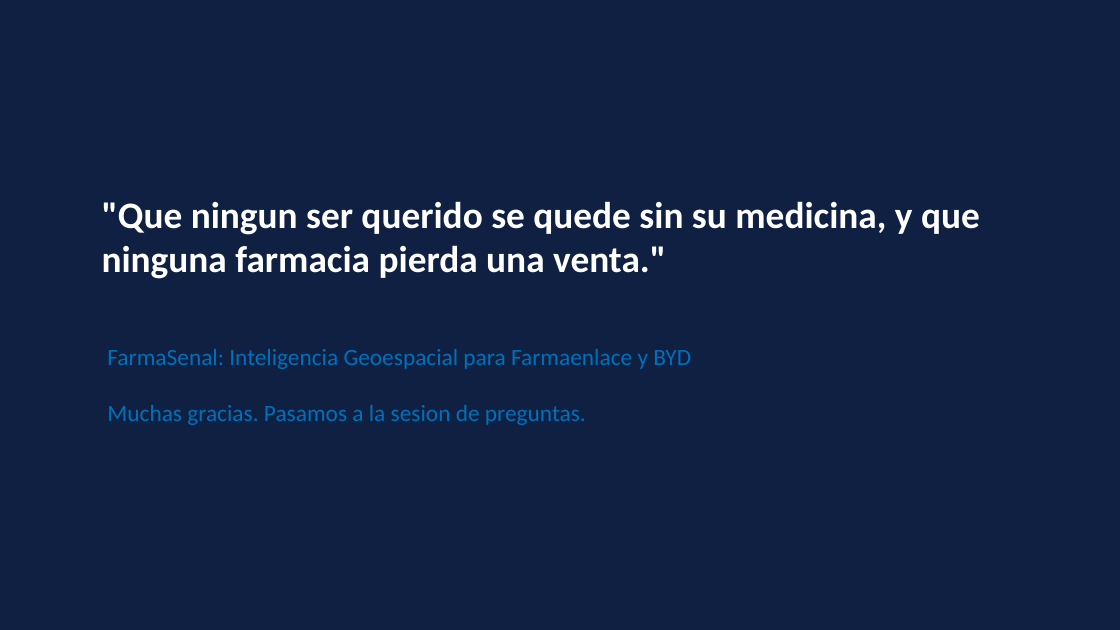
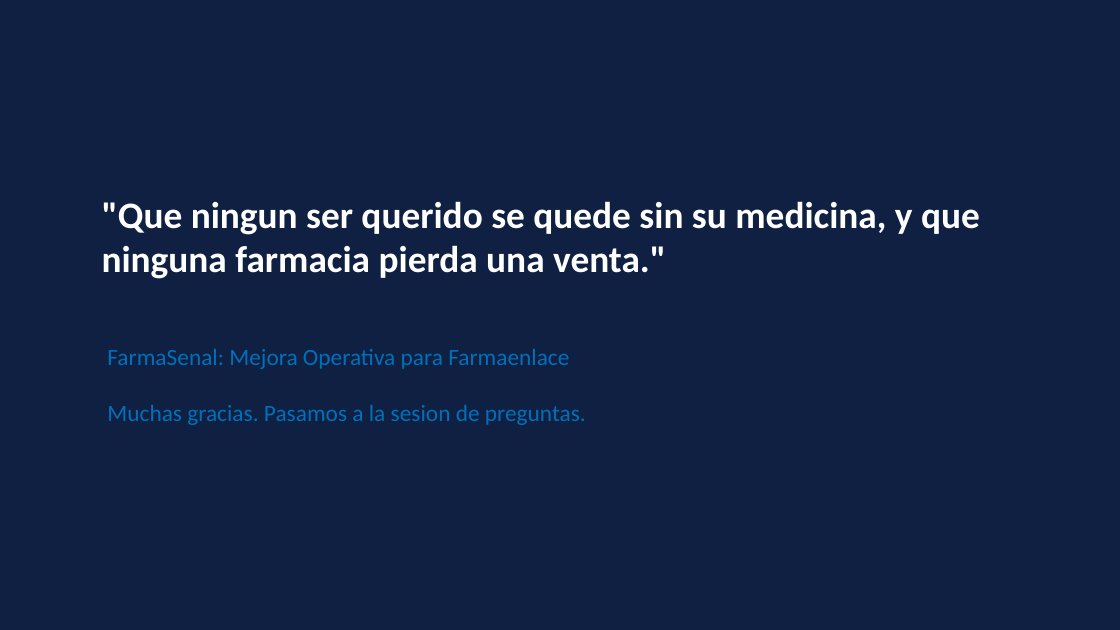
Before and after one commit to alfonso1031/Hackathon-ConnectatVentures-2026-Los21Pilotos, a slide deck: slide 6 of docs/FarmaSenal_Pitch_Presentacion.pptx. Drawn at 1120x630 pixels with LibreOffice and Linux fonts; fonts in the diff are those of the drawing. Boxes give left, top, right and bottom in pixels: in the first picture for what was removed or moved away, otherwise in the second. Text is boxed around its words. In the diff, an @@ line names an element or a change of style, - is before the commit and + after.

Commit message:
feat: Enfocar presentacion 100% en Linea 3 Mejora Operativa, remover BYD y agregar arte 3D de red logistica

```diff
--- a/docs/FarmaSenal_Pitch_Presentacion.pptx
+++ b/docs/FarmaSenal_Pitch_Presentacion.pptx
@@ text at (107,349,569,369): text changed @@
-FarmaSenal: Inteligencia Geoespacial para Farmaenlace y BYD
+FarmaSenal: Mejora Operativa para Farmaenlace
```
Also in this commit, not shown: 5 other slides changed, 3 other files.
